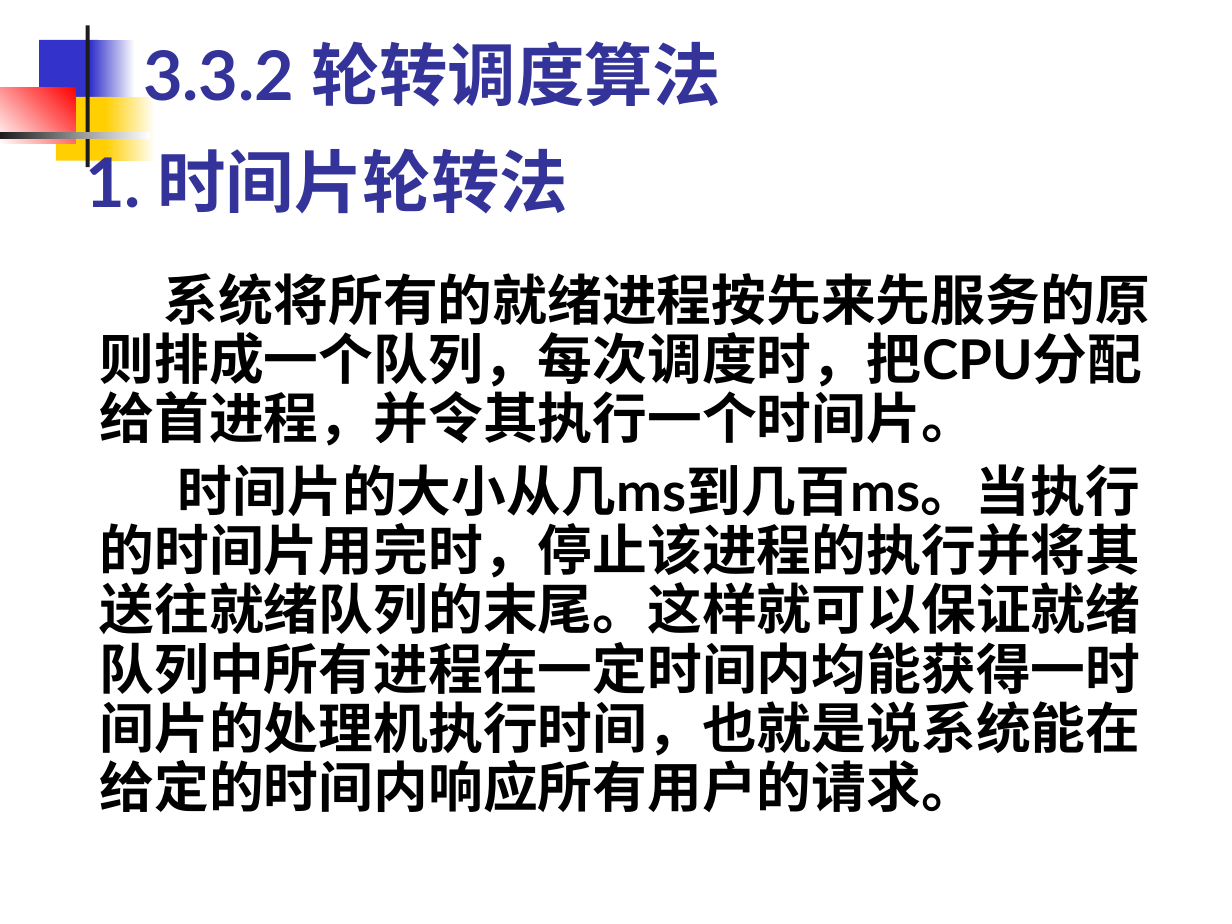
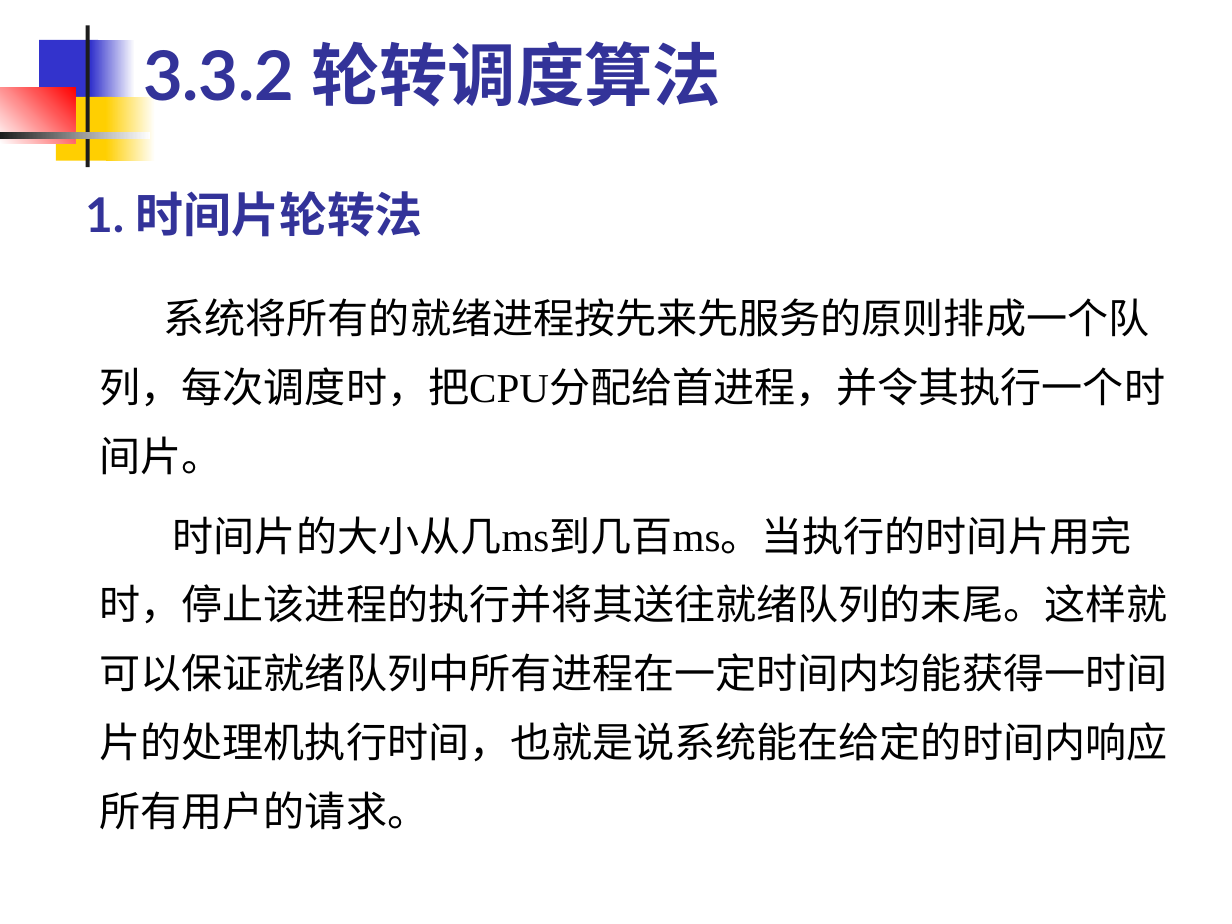
Before and after one commit to edu2act/course-OS, a slide deck: slide 38 of materials/slides/OS_Chap 3.ppt. Drawn at 1232x924 pixels with LibreOffice and Linux fonts; fonts in the diff are those of the drawing. Boxes give left, top, right and bottom in pixels: in the first picture for what was removed or moved away, otherwise in the second. Text is boxed around its words. In the diff, an @@ line names an element or a change of style, - is before the commit and + after.

```diff
--- a/materials/slides/OS_Chap 3.ppt
+++ b/materials/slides/OS_Chap 3.ppt
@@ title "1. 时间片轮转法": place and size @@
-title "1. 时间片轮转法" at <box>85,148,568,213</box>
+title "1. 时间片轮转法" at <box>85,191,423,237</box>
@@ title "1. 时间片轮转法" at <box>85,191,423,237</box>: size 40 to 28 pt @@
@@ text "系统将所有的就绪进程按先来先服务的原则排成一个队列，每次调度时，把CPU分配给首进程，并令其执行一个时间片。" at <box>100,298,1168,830</box>: size 32 to 24 pt, font Lato to Times New Roman, bold off; line spacing 0.9 to 1.4; less space between paragraphs @@
```
Also in this commit, not shown: 113 other slides changed, 7 other files.
